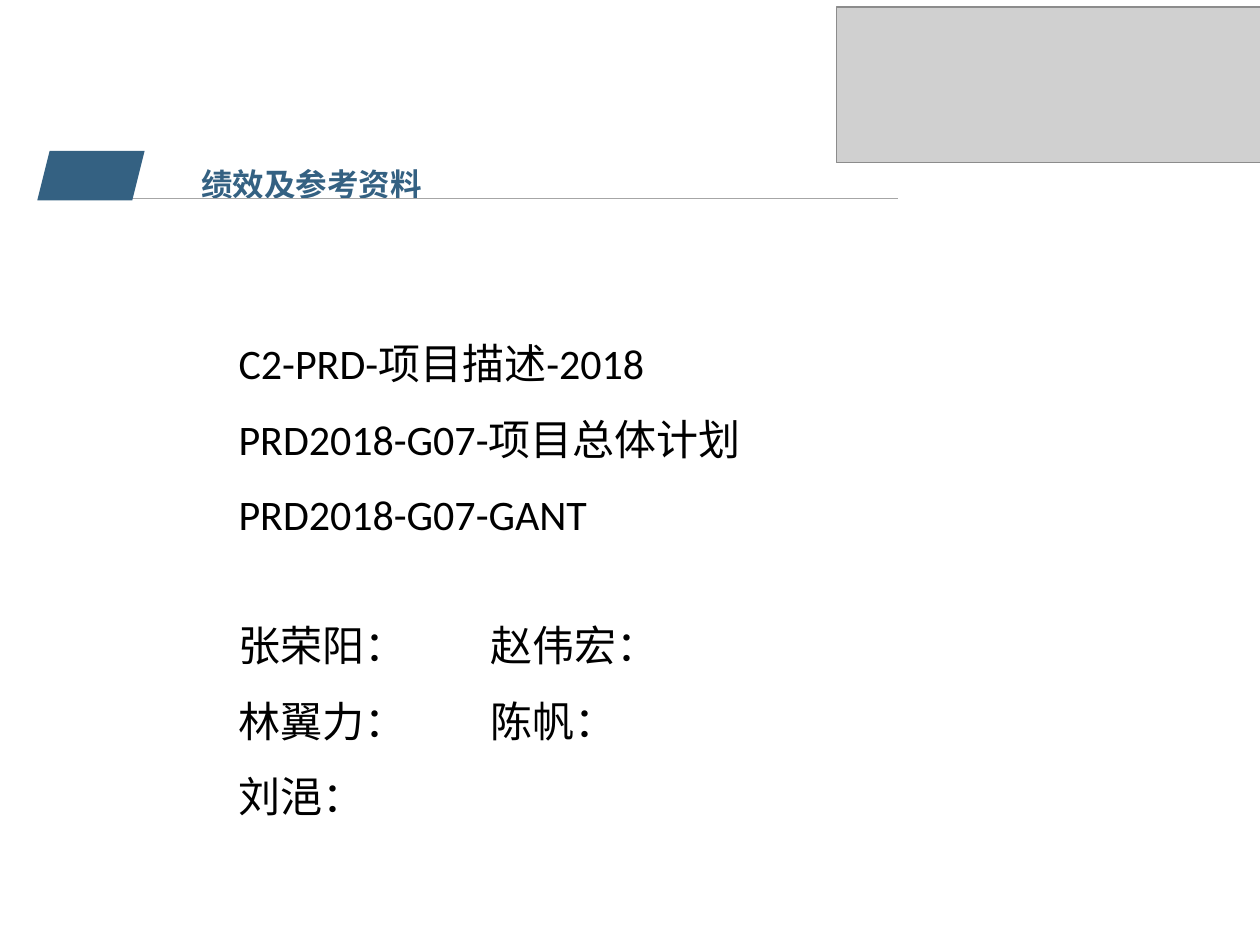
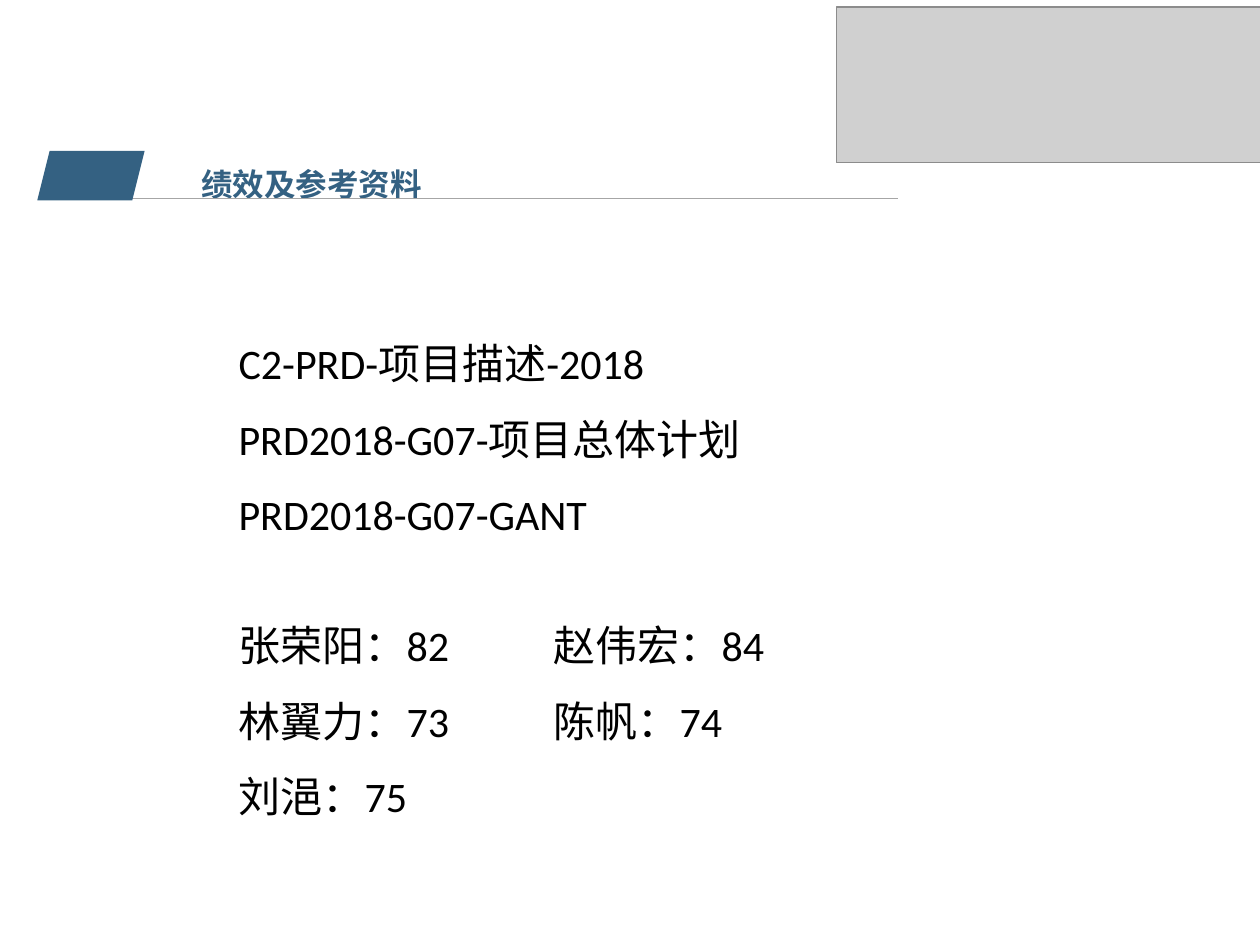
Before and after one commit to popopoi/PRD2018-G07, a slide deck: slide 11 of 项目计划/PRD2018-G07-项目计划PPT.pptx. Drawn at 1260x945 pixels with LibreOffice and Linux fonts; fonts in the diff are those of the drawing; grey boxes stand for pictures; background and template pictures are left out. Boxes give left, top, right and bottom in pixels: in the first picture for what was removed or moved away, otherwise in the second. Text is boxed around its words. In the diff, an @@ line names an element or a change of style, - is before the commit and + after.

```diff
--- a/项目计划/PRD2018-G07-项目计划PPT.pptx
+++ b/项目计划/PRD2018-G07-项目计划PPT.pptx
@@ text at (239, 625, 765, 816): text changed @@
-张荣阳： 赵伟宏：
-林翼力： 陈帆：
-刘浥：
+张荣阳：82 赵伟宏：84
+林翼力：73 陈帆：74
+刘浥：75
```
Also in this commit, not shown: 2 other slides changed, 3 other files.
